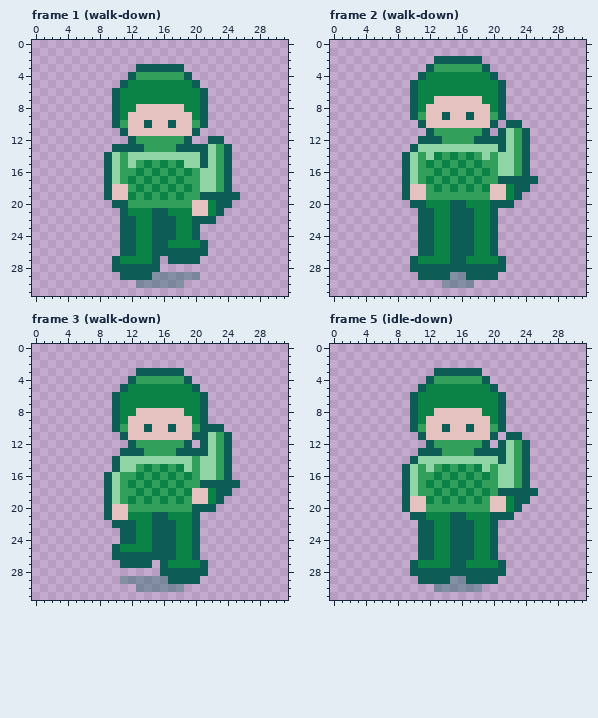
One commit to this pixel-art file: assets/aseprite/actor_hero_sword_mail.aseprite. Above: the version before the commit.
32x32 pixels, 52 frames. Shown: frame 1 (walk-down), frame 2 (walk-down), frame 3 (walk-down), frame 5 (idle-down). The commit also changed other frames, which this record leaves out.
Once edited:
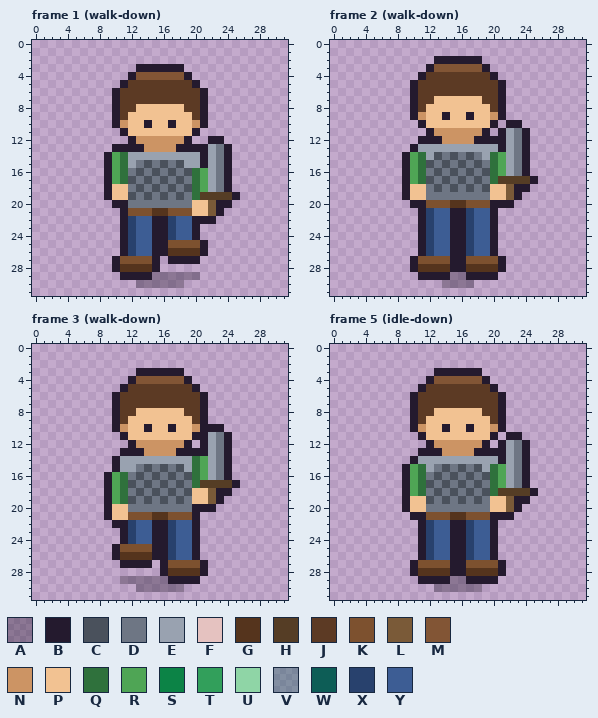
Palette (. is transparent): A #241a2e5a  B #241a2e  C #4a515c  D #6e7684  E #99a2b0  F #e5c2c0  G #55341d  H #553d25  J #5c3a24  K #7d512f  L #7a5a38  M #825535  N #cc9464  P #f2c292  Q #2f713c  R #4fa555  S #0c8346  T #329f5b  U #8fd5a6  V #0d5d565a  W #0d5d56  X #28416d  Y #3d5d94
Change:
Changed rows in their new state; - is an unchanged pixel.
Frame 1 (walk-down), layers "actor", "shadow":
first column x 9:
 3 ----BBBBBB-------
 4 ---BMMMMMMB------
 5 --BJJJJJJJJB-----
 6 -BJJJJJJJJJJB----
 7 -BJJJJJJJJJJB----
 8 -BJJPPPPPPJJB----
 9 -BJPPPPPPPPJB----
10 -BNPPBPPBPPNB----
11 --BPPPPPPPPB-----
12 ---BNNNNNNB--BB--
13 -BBBBNNNNBBBBEDB-
14 BRQEEEEEEEEEBEDB-
15 BRQEDCDCDCEEBEDB-
16 BRQDCDCDCDCQREDB-
17 BRQCDCDCDCDQREDB-
18 BPPDCDCDCDCQREDB-
19 BPPCDCDCDCDQHHHHB
20 -BBDDDDDDDDPPLBB-
21 --BKKKGGKKKPPLB--
22 --BXYYBBXYYBBB---
23 --BXYYBBXYYB-----
24 --BXYYBBXYYB-----
25 --BXYYBBKKKKB----
26 --BXYYBBGGGGB----
27 -BKKKKB-BBBB-----
28 -BGGGGB----------
29 --BBBBAAAAAA-----
30 ----AAAAAA-------
Frame 2 (walk-down), layers "actor", "shadow":
first column x 9:
 2 ----BBBBBB-------
 3 ---BMMMMMMB------
 4 --BJJJJJJJJB-----
 5 -BJJJJJJJJJJB----
 6 -BJJJJJJJJJJB----
 7 -BJJPPPPPPJJB----
 8 -BJPPPPPPPPJB----
 9 -BNPPBPPBPPNB----
10 --BPPPPPPPPB-BB--
11 ---BNNNNNNB-BEDB-
12 --BBBNNNNBBBBEDB-
13 -BEEEEEEEEEEBEDB-
14 BRQECDCDCDEQREDB-
15 BRQCDCDCDCDQREDB-
16 BRQDCDCDCDCQREDB-
17 BRQCDCDCDCDQHHHHB
18 BPPDCDCDCDCPPLBB-
19 BPPDDDDDDDDPPLB--
20 -BBKKKGGKKKBBB---
21 --BXYYBBXYYB-----
22 --BXYYBBXYYB-----
23 --BXYYBBXYYB-----
24 --BXYYBBXYYB-----
25 --BXYYBBXYYB-----
26 --BXYYBBXYYB-----
27 -BKKKKBBKKKKB----
28 -BGGGGBBGGGGB----
29 --BBBBAABBBB-----
30 -----AAAA--------
Frame 3 (walk-down), layers "actor", "shadow":
first column x 9:
 3 ----BBBBBB-------
 4 ---BMMMMMMB------
 5 --BJJJJJJJJB-----
 6 -BJJJJJJJJJJB----
 7 -BJJJJJJJJJJB----
 8 -BJJPPPPPPJJB----
 9 -BJPPPPPPPPJB----
10 -BNPPBPPBPPNBBB--
11 --BPPPPPPPPBBEDB-
12 ---BNNNNNNB-BEDB-
13 --BBBNNNNBBBBEDB-
14 -BEEEEEEEEEQREDB-
15 -BEEDCDCDCEQREDB-
16 BRQDCDCDCDCQREDB-
17 BRQCDCDCDCDQHHHHB
18 BRQDCDCDCDCPPLBB-
19 BRQCDCDCDCDPPLB--
20 BPPDDDDDDDDBBB---
21 BPPKKKGGKKKB-----
22 -BBXYYBBXYYB-----
23 --BXYYBBXYYB-----
24 --BXYYBBXYYB-----
25 -BKKKKBBXYYB-----
26 -BGGGGBBXYYB-----
27 --BBBB-BKKKKB----
28 -------BGGGGB----
29 --AAAAAABBBB-----
30 ----AAAAAA-------
Frame 5 (idle-down), layers "actor", "shadow":
first column x 9:
 3 ----BBBBBB-------
 4 ---BMMMMMMB------
 5 --BJJJJJJJJB-----
 6 -BJJJJJJJJJJB----
 7 -BJJJJJJJJJJB----
 8 -BJJPPPPPPJJB----
 9 -BJPPPPPPPPJB----
10 -BNPPBPPBPPNB----
11 --BPPPPPPPPB-BB--
12 ---BNNNNNNB-BEDB-
13 --BBBNNNNBBBBEDB-
14 -BEEEEEEEEEEBEDB-
15 BRQEDCDCDCEQREDB-
16 BRQDCDCDCDCQREDB-
17 BRQCDCDCDCDQREDB-
18 BRQDCDCDCDCQHHHHB
19 BPPCDCDCDCDPPLBB-
20 BPPDDDDDDDDPPLB--
21 -BBKKKGGKKKBBB---
22 --BXYYBBXYYB-----
23 --BXYYBBXYYB-----
24 --BXYYBBXYYB-----
25 --BXYYBBXYYB-----
26 --BXYYBBXYYB-----
27 -BKKKKBBKKKKB----
28 -BGGGGBBGGGGB----
29 --BBBBAABBBB-----
30 ----AAAAAA-------
